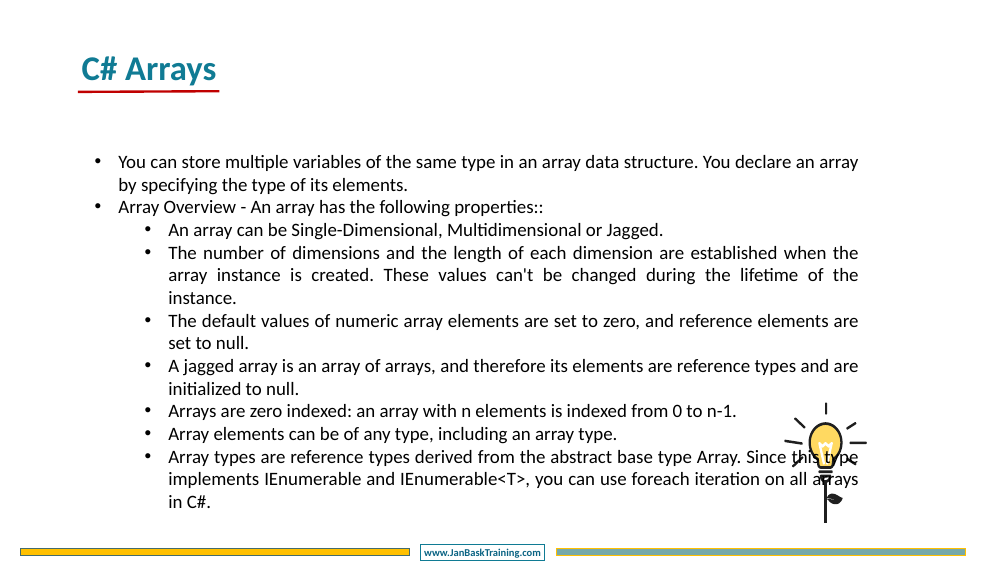
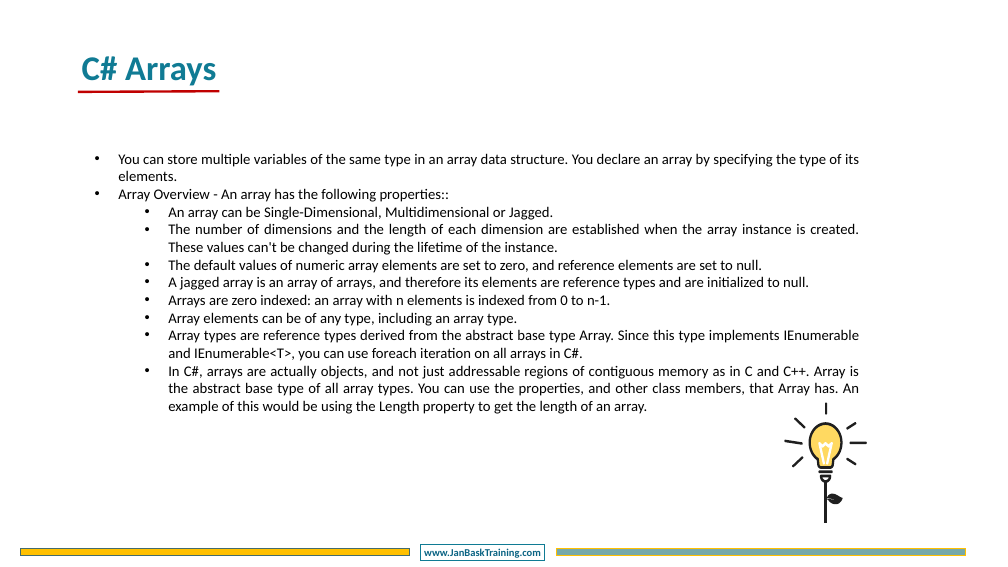
Before and after one commit to DotNetTraining/DotNetEssentials, a slide deck: slide 14 of slides/OOPC/OOPC - Chapter2.pptx (slide 13 before the commit). Drawn at 1008x567 pixels with LibreOffice and Linux fonts; fonts in the diff are those of the drawing; background and template pictures are left out. Boxes give left, top, right and bottom in pixels: in the first picture for what was removed or moved away, otherwise in the second. Text is boxed around its words. In the diff, an @@ line names an element or a change of style, - is before the commit and + after.

Commit message:
Finished Chapter2 Code Examples

```diff
--- a/slides/OOPC/OOPC - Chapter2.pptx
+++ b/slides/OOPC/OOPC - Chapter2.pptx
@@ text at [118,153,860,361]: size 36 to 28 pt in "You can store multiple variables of the ...", "Array Overview - An array has the ...", "An array can be Single-Dimensional, Multidimensional or ...", "The number of dimensions and the length ..." and 5 more places @@
@@ text at [168,365,859,414]: paragraph added @@
+  • In C#, arrays are actually objects, and not just addressable regions of contiguous memory as in C and C++. Array is the abstract base type of all array types. You can use the properties, and other class members, that Array has. An example of this would be using the Length property to get the length of an array.
```
Also in this commit, not shown: 1 other slide changed, 11 slides added, 9 other files.
